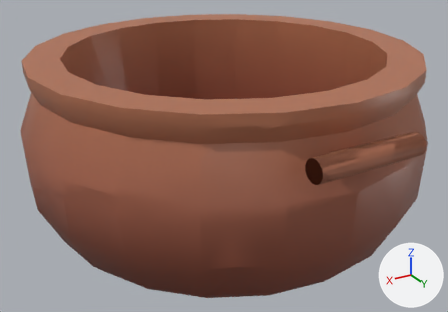
Renders of the FBX model GMTK Game Jam/Assets/Models/fractured/pot_A_brown_fractured.fbx from each side of a commit.
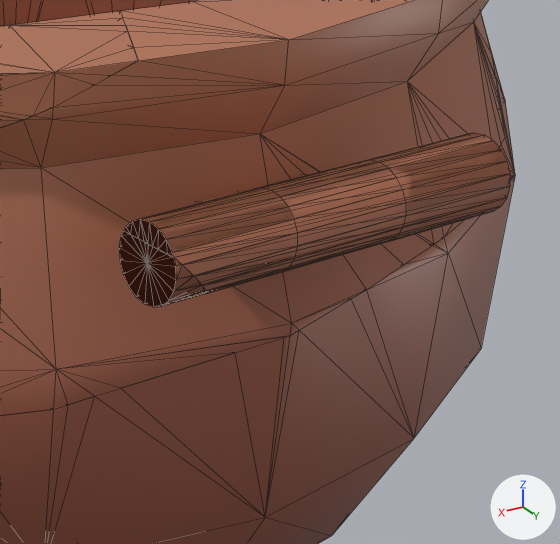
Old and new are each drawn whole from a 50 mm camera at (0.775, 1.289, 0.792) aimed at (0.014, 0.021, 0.157) and again close up on the part from 60% to 99% of the width and 29% to 83% of the height. The lights are fixed; the arrows at lower right show +X, +Y and +Z. The close-ups show mesh edges as thin lines. Where no turn or scale is listed for an object, it has been applied to the vertices. Vertices at the same position are counted once.

In view in the first close-up: 'shard2', 'shard3', 'shard5', 'shard6', 'shard7', 'shard9'.
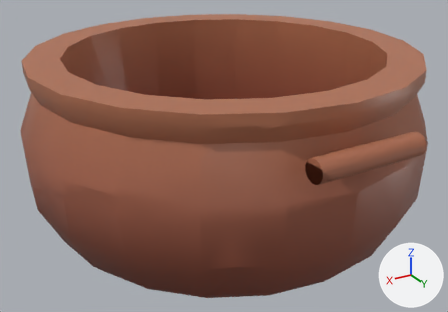
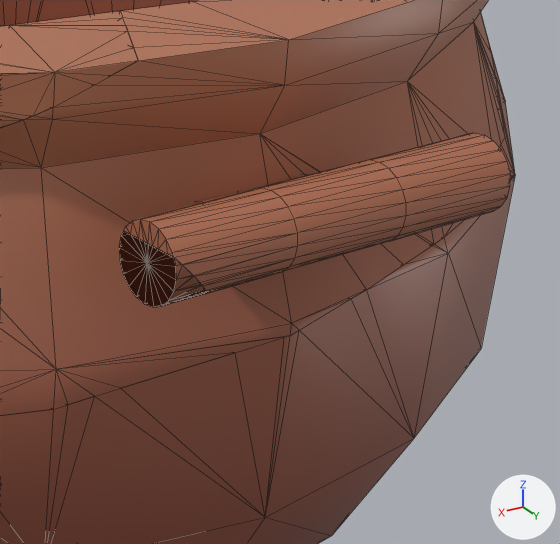
Pixel boxes [x1, y1, x2, y2] of what changed, in the close-ups (560 x 544 px):
'shard7', reshaped (not visible afterwards)
    before: [124, 134, 511, 281]

The change, as a list of edits to the scene's bpy script:
```text
Change me_mesh_004:
    used by ob_shard7; location = (0.01, 0.5271, 0.3408)
    remove me_mesh_004.from_pydata(...)  # 78 vertices, 152 faces; spans x -0.125..0.125, y -0.024..0.024, z -0.024..0.024
    add me_mesh_004.from_pydata(...)  # 3 vertices, 1 face; spans x -0.125, y -0.008..0.0, z 0.0..0.024
    me_mesh_004 part 1
    75 vertices are removed from x -0.125..0.125, y -0.024..0.024, z -0.024..0.024
    151 faces are deleted
```
